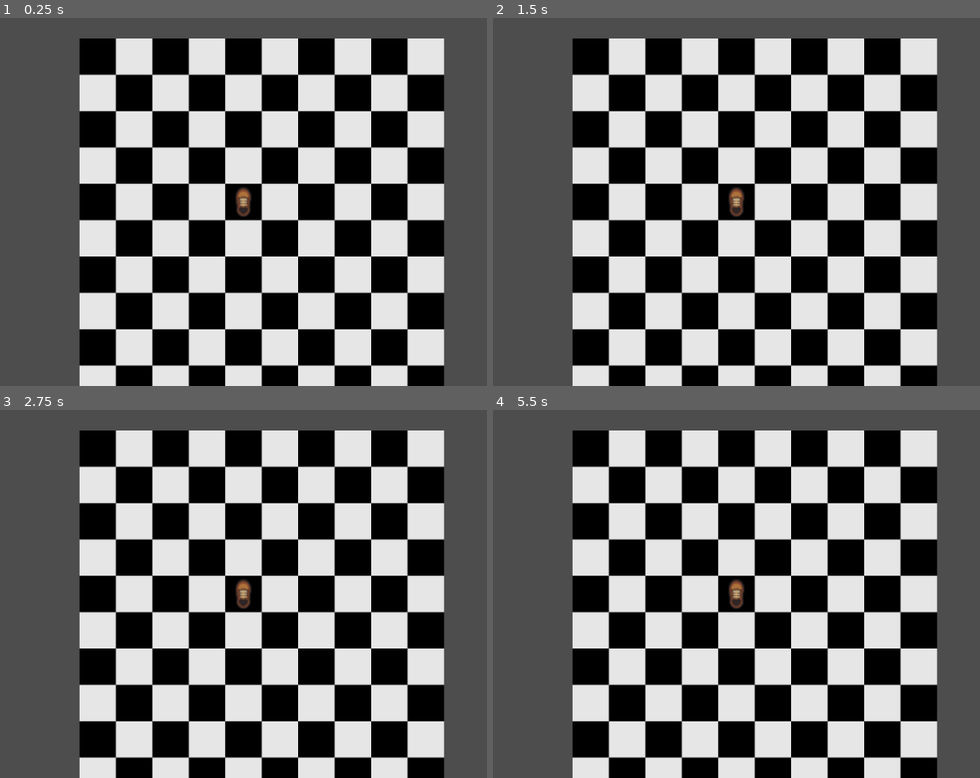
Above: before the commit, frames 1-4 (two rows, left to right).
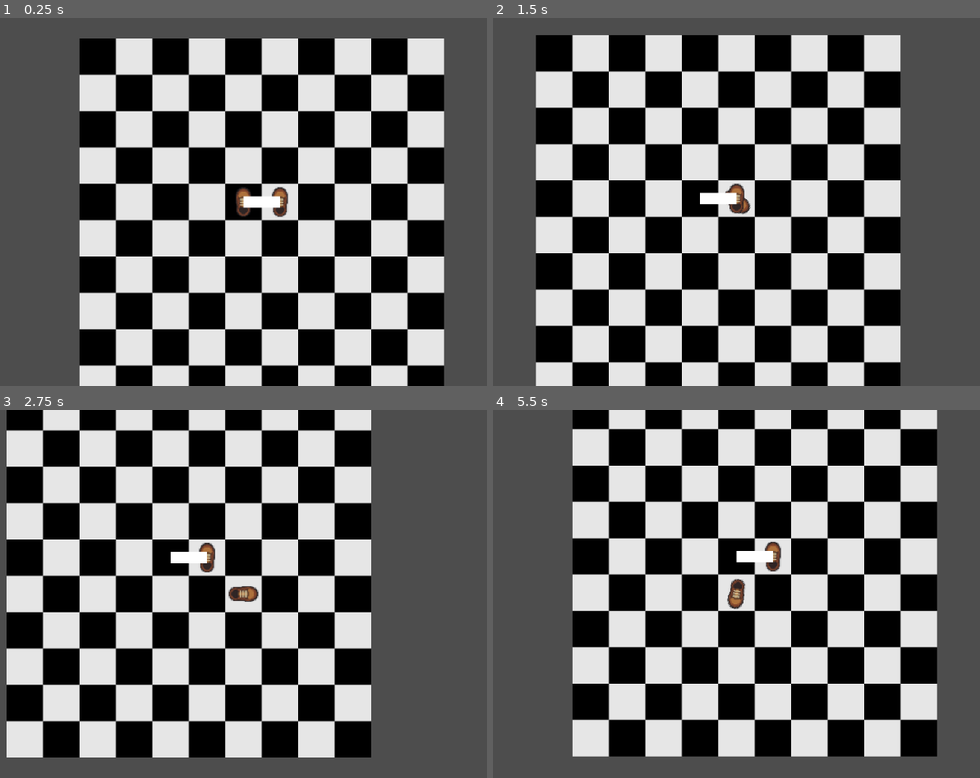
Above: after the commit, the same moments.

Repository: Meatplanter/Kelp_44
Game: Godot game, scene res://game.tscn
Same seed, same stepped clock (60 frames per second), same inputs: the game is played once before the commit and once after it.
Inputs:
- Up to frame 1 (0.25 s): no input
- Up to frame 2 (1.5 s): tap Enter at 0.5 s; hold D (LS_move_right) 0.53-1.28 s; tap Space at 1.25 s; hold X (LS_move_down) from 1.28 s (still down)
- Up to frame 3 (2.75 s): release X (LS_move_down) at 2.03 s; hold D (LS_move_right) from 2.03 s (still down)
- Up to frame 4 (5.5 s): tap Enter at 2.75 s; release D (LS_move_right) at 2.78 s; hold Q (LS_move_leftup) 2.78-3.53 s; hold A (LS_move_left) 3.53-5.03 s; tap Space at 5 s; hold X (LS_move_down) from 5.03 s (still down)

The runs differ from the first frame. In frame 1, 0.4% of the frame differs, in the area x 49-60%, y 45-55%; in frame 2, 74%; in frame 3, 88%, in the area x 1-92%, y 0-100%; in frame 4, 74%.

Commit message:
Movement + tweening added

Diff:
--- /dev/null
+++ b/CharacterBody.tscn
@@ -0,0 +1,8 @@
+[gd_scene load_steps=2 format=3 uid="uid://bdk2p220dyth6"]
+
+[sub_resource type="SegmentShape2D" id="SegmentShape2D_omn17"]
+
+[node name="CharacterBody" type="CharacterBody2D"]
+
+[node name="CollisionShape2D" type="CollisionShape2D" parent="."]
+shape = SubResource("SegmentShape2D_omn17")
--- /dev/null
+++ b/LeftShoe.gd
@@ -0,0 +1,66 @@
+extends CharacterBody2D
+
+var currPos = [0,0]
+var targPos = [0,0]
+var tween: Tween
+
+func _input(event):
+	if event.is_action_pressed("LS_move_right"):
+		targPos[0] += 32
+		tween = create_tween()
+		tween.set_parallel(true)
+		tween.tween_property(self,"position",Vector2(targPos[0],targPos[1]),0.5).set_trans(Tween.TRANS_BACK)
+		tween.tween_property(self,"rotation_degrees",90,0.5)
+
+	elif event.is_action_pressed("LS_move_left"):
+		targPos[0] -= 32
+		tween = create_tween()
+		tween.set_parallel(true)
+		tween.tween_property(self,"position",Vector2(targPos[0],targPos[1]),0.5).set_trans(Tween.TRANS_BACK)
+		tween.tween_property(self,"rotation_degrees",270,0.5)
+
+	elif event.is_action_pressed("LS_move_up"):
+		targPos[1] -= 32
+		tween = create_tween()
+		tween.set_parallel(true)
+		tween.tween_property(self,"position",Vector2(targPos[0],targPos[1]),0.5).set_trans(Tween.TRANS_BACK)
+		tween.tween_property(self,"rotation_degrees",0,0.5)
+
+	elif event.is_action_pressed("LS_move_down"):
+		targPos[1] += 32
+		tween = create_tween()
+		tween.set_parallel(true)
+		tween.tween_property(self,"position",Vector2(targPos[0],targPos[1]),0.5).set_trans(Tween.TRANS_BACK)
+		tween.tween_property(self,"rotation_degrees",180,0.5)
+
+	elif event.is_action_pressed("LS_move_rightup"):
+		targPos[0] += 32
+		targPos[1] -= 32
+		tween = create_tween()
+		tween.set_parallel(true)
+		tween.tween_property(self,"position",Vector2(targPos[0],targPos[1]),0.5).set_trans(Tween.TRANS_BACK)
+		tween.tween_property(self,"rotation_degrees",45,0.5)
+
+	elif event.is_action_pressed("LS_move_rightdown"):
+		targPos[0] += 32
+		targPos[1] += 32
+		tween = create_tween()
+		tween.set_parallel(true)
+		tween.tween_property(self,"position",Vector2(targPos[0],targPos[1]),0.5).set_trans(Tween.TRANS_BACK)
+		tween.tween_property(self,"rotation_degrees",135,0.5)
+
+	elif event.is_action_pressed("LS_move_leftup"):
+		targPos[0] -= 32
+		targPos[1] -= 32
+		tween = create_tween()
+		tween.set_parallel(true)
+		tween.tween_property(self,"position",Vector2(targPos[0],targPos[1]),0.5).set_trans(Tween.TRANS_BACK)
+		tween.tween_property(self,"rotation_degrees",305,0.5)
+
+	elif event.is_action_pressed("LS_move_leftdown"):
+		targPos[0] -= 32
+		targPos[1] += 32
+		tween = create_tween()
+		tween.set_parallel(true)
+		tween.tween_property(self,"position",Vector2(targPos[0],targPos[1]),0.5).set_trans(Tween.TRANS_BACK)
+		tween.tween_property(self,"rotation_degrees",225,0.5)
--- /dev/null
+++ b/LeftShoe.tscn
@@ -0,0 +1,22 @@
+[gd_scene load_steps=4 format=3 uid="uid://bc2ej70xjolx2"]
+
+[ext_resource type="Script" uid="uid://pwjsn1icjlo8" path="res://LeftShoe.gd" id="1_1pac1"]
+[ext_resource type="Texture2D" uid="uid://mhadgvm6kalh" path="res://Assets/Shoe.png" id="1_6t80o"]
+
+[sub_resource type="CapsuleShape2D" id="CapsuleShape2D_1pac1"]
+radius = 7.0
+height = 26.0
+
+[node name="LeftShoe" type="CharacterBody2D"]
+script = ExtResource("1_1pac1")
+
+[node name="Shoe" type="Sprite2D" parent="."]
+texture_filter = 1
+texture = ExtResource("1_6t80o")
+flip_v = true
+
+[node name="CollisionShape2D" type="CollisionShape2D" parent="."]
+shape = SubResource("CapsuleShape2D_1pac1")
+
+[node name="Camera2D" type="Camera2D" parent="."]
+zoom = Vector2(2, 2)
--- /dev/null
+++ b/RightShoe.gd
@@ -0,0 +1,66 @@
+extends CharacterBody2D
+
+var currPos = [32,0]
+var targPos = [32,0]
+var tween: Tween
+
+func _input(event):
+	if event.is_action_pressed("RS_move_right"):
+		targPos[0] += 32
+		tween = create_tween()
+		tween.set_parallel(true)
+		tween.tween_property(self,"position",Vector2(targPos[0],targPos[1]),0.5).set_trans(Tween.TRANS_BACK)
+		tween.tween_property(self,"rotation_degrees",90,0.5)
+
+	elif event.is_action_pressed("RS_move_left"):
+		targPos[0] -= 32
+		tween = create_tween()
+		tween.set_parallel(true)
+		tween.tween_property(self,"position",Vector2(targPos[0],targPos[1]),0.5).set_trans(Tween.TRANS_BACK)
+		tween.tween_property(self,"rotation_degrees",270,0.5)
+
+	elif event.is_action_pressed("RS_move_up"):
+		targPos[1] -= 32
+		tween = create_tween()
+		tween.set_parallel(true)
+		tween.tween_property(self,"position",Vector2(targPos[0],targPos[1]),0.5).set_trans(Tween.TRANS_BACK)
+		tween.tween_property(self,"rotation_degrees",0,0.5)
+
+	elif event.is_action_pressed("RS_move_down"):
+		targPos[1] += 32
+		tween = create_tween()
+		tween.set_parallel(true)
+		tween.tween_property(self,"position",Vector2(targPos[0],targPos[1]),0.5).set_trans(Tween.TRANS_BACK)
+		tween.tween_property(self,"rotation_degrees",180,0.5)
+
+	elif event.is_action_pressed("RS_move_rightup"):
+		targPos[0] += 32
+		targPos[1] -= 32
+		tween = create_tween()
+		tween.set_parallel(true)
+		tween.tween_property(self,"position",Vector2(targPos[0],targPos[1]),0.5).set_trans(Tween.TRANS_BACK)
+		tween.tween_property(self,"rotation_degrees",45,0.5)
+
+	elif event.is_action_pressed("RS_move_rightdown"):
+		targPos[0] += 32
+		targPos[1] += 32
+		tween = create_tween()
+		tween.set_parallel(true)
+		tween.tween_property(self,"position",Vector2(targPos[0],targPos[1]),0.5).set_trans(Tween.TRANS_BACK)
+		tween.tween_property(self,"rotation_degrees",135,0.5)
+
+	elif event.is_action_pressed("RS_move_leftup"):
+		targPos[0] -= 32
+		targPos[1] -= 32
+		tween = create_tween()
+		tween.set_parallel(true)
+		tween.tween_property(self,"position",Vector2(targPos[0],targPos[1]),0.5).set_trans(Tween.TRANS_BACK)
+		tween.tween_property(self,"rotation_degrees",305,0.5)
+
+	elif event.is_action_pressed("RS_move_leftdown"):
+		targPos[0] -= 32
+		targPos[1] += 32
+		tween = create_tween()
+		tween.set_parallel(true)
+		tween.tween_property(self,"position",Vector2(targPos[0],targPos[1]),0.5).set_trans(Tween.TRANS_BACK)
+		tween.tween_property(self,"rotation_degrees",225,0.5)
--- a/shoe.tscn
+++ b/RightShoe.tscn
@@ -1,21 +1,21 @@
 [gd_scene load_steps=4 format=3 uid="uid://dmw176204y7dd"]
 
 [ext_resource type="Texture2D" uid="uid://mhadgvm6kalh" path="res://Assets/Shoe.png" id="1_keobd"]
-[ext_resource type="Script" uid="uid://cm2lwtmti0bms" path="res://shoe.gd" id="1_wj3bj"]
+[ext_resource type="Script" uid="uid://cm2lwtmti0bms" path="res://RightShoe.gd" id="1_wj3bj"]
 
 [sub_resource type="CapsuleShape2D" id="CapsuleShape2D_wj3bj"]
 radius = 7.0
 height = 26.0
 
-[node name="Shoe" type="CharacterBody2D"]
+[node name="RightShoe" type="CharacterBody2D"]
+texture_filter = 1
 script = ExtResource("1_wj3bj")
 
 [node name="Shoe" type="Sprite2D" parent="."]
+texture_filter = 1
 texture = ExtResource("1_keobd")
+flip_h = true
 flip_v = true
 
 [node name="CollisionShape2D" type="CollisionShape2D" parent="."]
 shape = SubResource("CapsuleShape2D_wj3bj")
-
-[node name="Camera2D" type="Camera2D" parent="."]
-zoom = Vector2(2, 2)
--- a/game.tscn
+++ b/game.tscn
@@ -1,7 +1,8 @@
-[gd_scene load_steps=5 format=4 uid="uid://i7ssqk3udw6h"]
+[gd_scene load_steps=6 format=4 uid="uid://i7ssqk3udw6h"]
 
 [ext_resource type="Texture2D" uid="uid://3sssh4smi3wv" path="res://Assets/Resized.png" id="1_e2o6t"]
-[ext_resource type="PackedScene" uid="uid://dmw176204y7dd" path="res://shoe.tscn" id="2_feb5d"]
+[ext_resource type="PackedScene" uid="uid://bc2ej70xjolx2" path="res://LeftShoe.tscn" id="2_e2o6t"]
+[ext_resource type="PackedScene" uid="uid://dmw176204y7dd" path="res://RightShoe.tscn" id="3_feb5d"]
 
 [sub_resource type="TileSetAtlasSource" id="TileSetAtlasSource_fc0e3"]
 texture = ExtResource("1_e2o6t")
@@ -19,4 +20,10 @@
 tile_set = SubResource("TileSet_7jktm")
 rendering_quadrant_size = 32
 
-[node name="Shoe" parent="." instance=ExtResource("2_feb5d")]
+[node name="LeftShoe" parent="." instance=ExtResource("2_e2o6t")]
+
+[node name="RightShoe" parent="." instance=ExtResource("3_feb5d")]
+position = Vector2(32, 0)
+
+[node name="Line2D" type="Line2D" parent="."]
+points = PackedVector2Array(0, 0, 32, 0)
--- a/shoe.gd
+++ /dev/null
@@ -1,77 +0,0 @@
-extends CharacterBody2D
-
-const SPEED = 150
-const DISTANCE = 32
-var starting_position_x = global_position.x
-var starting_position_y = global_position.y
-var target_position_x
-var target_position_y
-
-
-func _physics_process(delta: float) -> void:
-	if velocity.x == 0 and velocity.y == 0:
-		if Input.is_action_just_pressed("RS_move_left"):
-			starting_position_x = global_position.x
-			starting_position_y = global_position.y
-			velocity.x -= SPEED
-			target_position_x = starting_position_x - DISTANCE
-			target_position_y = starting_position_y
-		if Input.is_action_just_pressed("RS_move_right"):
-			starting_position_x = global_position.x
-			starting_position_y = global_position.y
-			velocity.x += SPEED
-			target_position_x = starting_position_x + DISTANCE
-			target_position_y = starting_position_y
-		if Input.is_action_just_pressed("RS_move_up"):
-			starting_position_x = global_position.x
-			starting_position_y = global_position.y
-			velocity.y -= SPEED
-			target_position_x = starting_position_x
-			target_position_y = starting_position_y - DISTANCE
-		if Input.is_action_just_pressed("RS_move_down"):
-			starting_position_x = global_position.x
-			starting_position_y = global_position.y
-			velocity.y += SPEED
-			target_position_x = starting_position_x
-			target_position_y = starting_position_y + DISTANCE
-		if Input.is_action_just_pressed("RS_move_leftup"):
-			starting_position_x = global_position.x
-			starting_position_y = global_position.y
-			velocity.x -= SPEED
-			velocity.y -= SPEED
-			target_position_x = starting_position_x - DISTANCE
-			target_position_y = starting_position_y - DISTANCE
-		if Input.is_action_just_pressed("RS_move_rightup"):
-			starting_position_x = global_position.x
-			starting_position_y = global_position.y
-			velocity.x += SPEED
-			velocity.y -= SPEED
-			target_position_x = starting_position_x + DISTANCE
-			target_position_y = starting_position_y - DISTANCE
-		if Input.is_action_just_pressed("RS_move_leftdown"):
-			starting_position_x = global_position.x
-			starting_position_y = global_position.y
-			velocity.x -= SPEED
-			velocity.y += SPEED
-			target_position_x = starting_position_x - DISTANCE
-			target_position_y = starting_position_y + DISTANCE
-		if Input.is_action_just_pressed("RS_move_rightdown"):
-			starting_position_x = global_position.x
-			starting_position_y = global_position.y
-			velocity.x += SPEED
-			velocity.y += SPEED
-			target_position_x = starting_position_x + DISTANCE
-			target_position_y = starting_position_y + DISTANCE
-
-	if global_position.x >= starting_position_x + DISTANCE-1:
-		velocity.x = 0
-	if global_position.x <= starting_position_x - DISTANCE+1:
-		velocity.x = 0
-	if global_position.y >= starting_position_y + DISTANCE-1:
-		velocity.y = 0
-	if global_position.y <= starting_position_y - DISTANCE+1:
-		velocity.y = 0
-
-	print(target_position_x,",",target_position_y)
-
-	move_and_slide()
Not shown, added: LeftShoe.gd.uid
Renamed: shoe.gd.uid -> RightShoe.gd.uid
